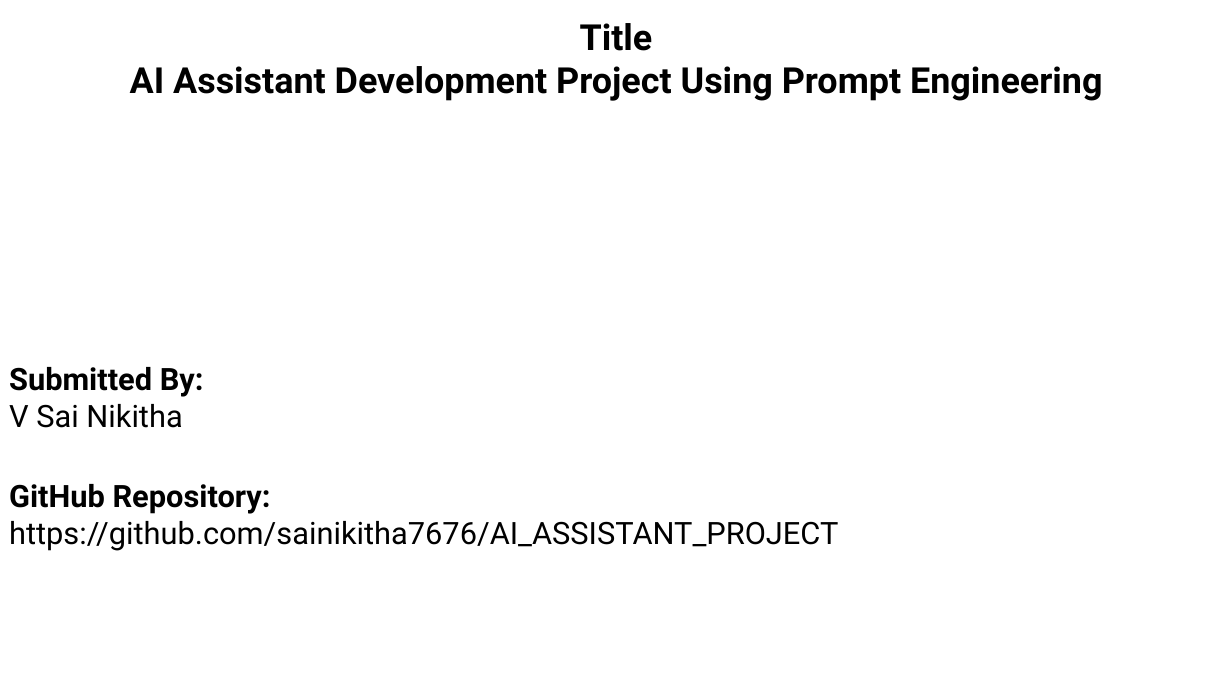
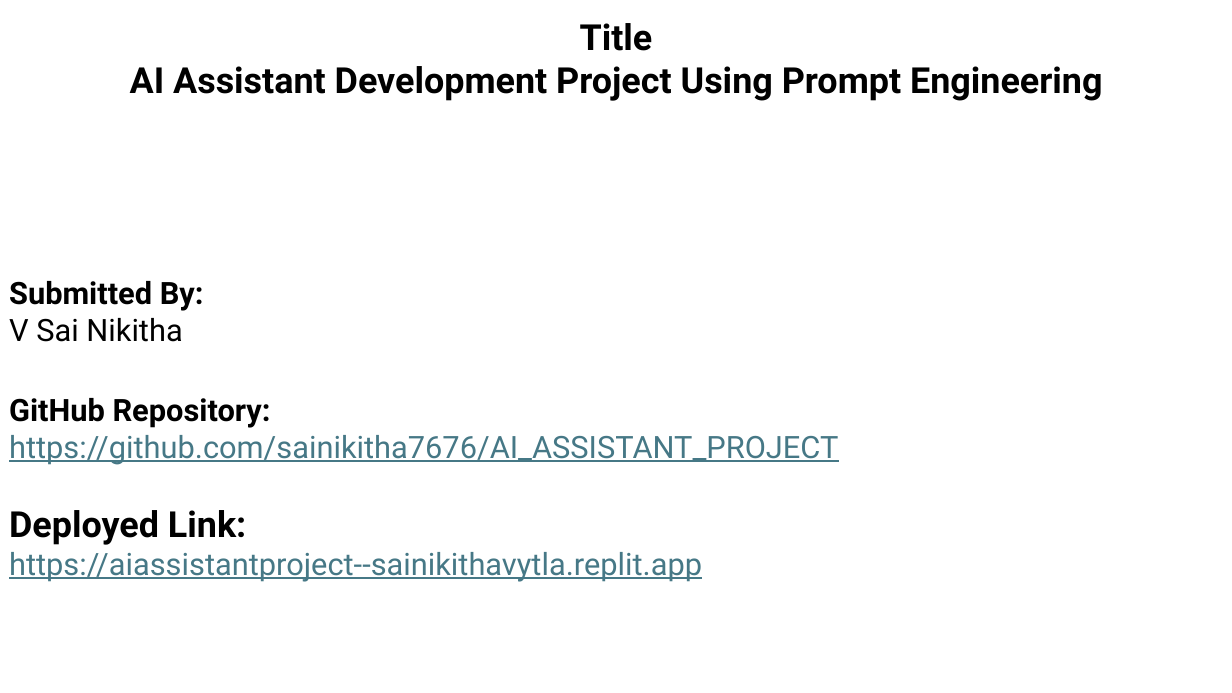
Before and after one commit to sainikitha7676/AI_ASSISTANT_PROJECT, a slide deck: slide 1 of AI_Assistant_Presentation.pptx. Drawn at 1232x693 pixels with LibreOffice and Linux fonts; fonts in the diff are those of the drawing. Boxes give left, top, right and bottom in pixels: in the first picture for what was removed or moved away, otherwise in the second. Text is boxed around its words. In the diff, an @@ line names an element or a change of style, - is before the commit and + after.

Commit message:
Upgrade AI Assistant with OpenAI API integration

```diff
--- a/AI_Assistant_Presentation.pptx
+++ b/AI_Assistant_Presentation.pptx
@@ text at [9,435,838,465]: text colour #000000 to #467886, underline on in "https://github.com/sainikitha7676/AI_ASSISTANT_PROJECT" @@
@@ text at [9,510,702,582]: paragraphs added @@
+Deployed Link:
+https://aiassistantproject--sainikithavytla.replit.app
```
Also in this commit, not shown: 3 other files.
